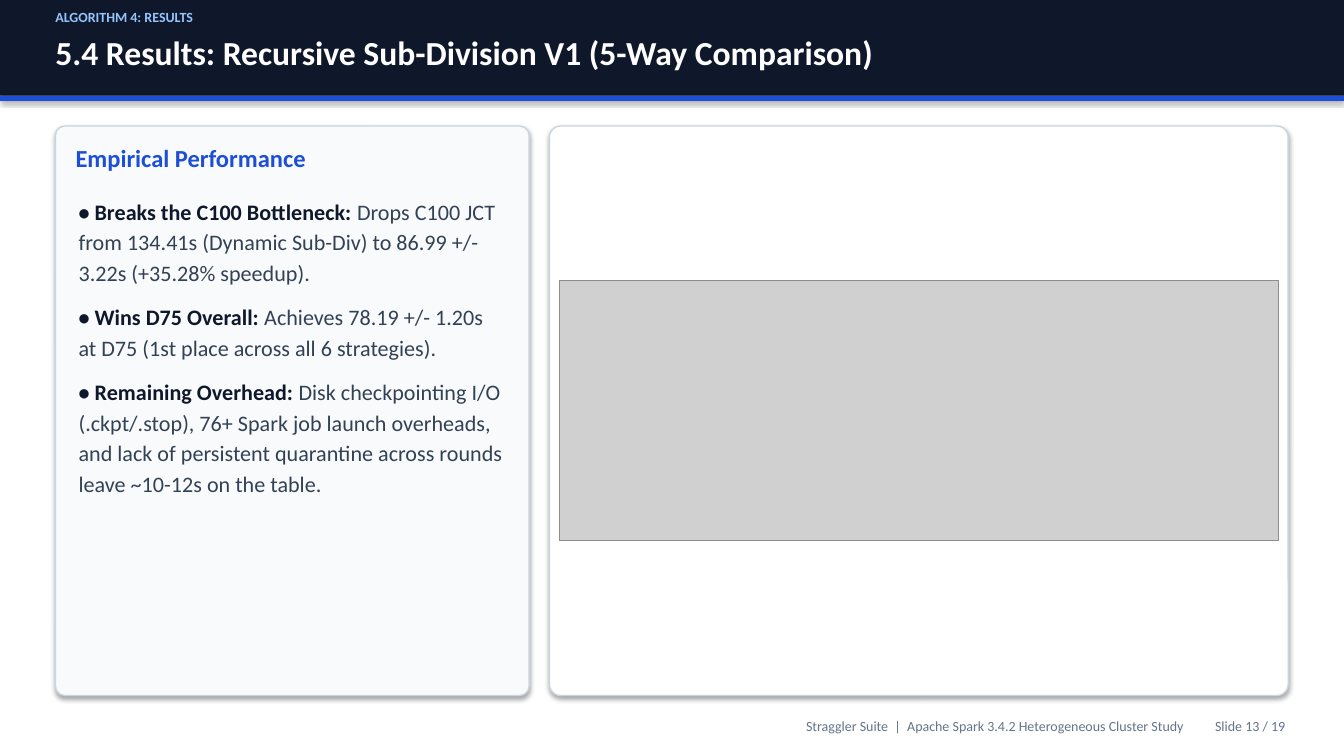
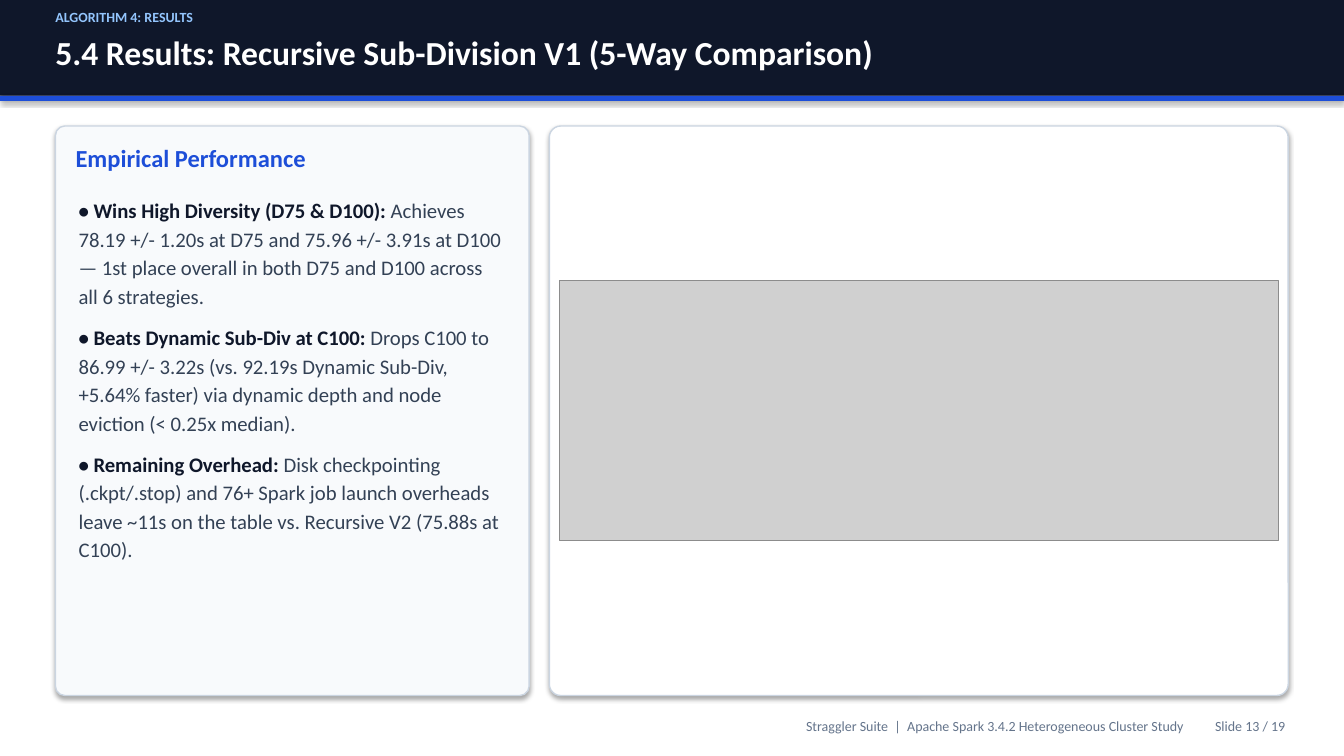
Before and after one commit to Gokulchinna/straggler-suite, a slide deck: slide 13 of Straggler_Suite_Presentation.pptx. Drawn at 1344x756 pixels with LibreOffice and Linux fonts; fonts in the diff are those of the drawing; grey boxes stand for pictures. Boxes give left, top, right and bottom in pixels: in the first picture for what was removed or moved away, otherwise in the second. Text is boxed around its words. In the diff, an @@ line names an element or a change of style, - is before the commit and + after.

```diff
--- a/Straggler_Suite_Presentation.pptx
+++ b/Straggler_Suite_Presentation.pptx
@@ text at (x1=79, y1=203, x2=501, y2=560): text changed; size 15.8 to 14.8 pt @@
-• Breaks the C100 Bottleneck: Drops C100 JCT from 134.41s (Dynamic Sub-Div) to 86.99 +/- 3.22s (+35.28% speedup).
-• Wins D75 Overall: Achieves 78.19 +/- 1.20s at D75 (1st place across all 6 strategies).
-• Remaining Overhead: Disk checkpointing I/O (.ckpt/.stop), 76+ Spark job launch overheads, and lack of persistent quarantine across rounds leave ~10-12s on the table.
+• Wins High Diversity (D75 & D100): Achieves 78.19 +/- 1.20s at D75 and 75.96 +/- 3.91s at D100 — 1st place overall in both D75 and D100 across all 6 strategies.
+• Beats Dynamic Sub-Div at C100: Drops C100 to 86.99 +/- 3.22s (vs. 92.19s Dynamic Sub-Div, +5.64% faster) via dynamic depth and node eviction (< 0.25x median).
+• Remaining Overhead: Disk checkpointing (.ckpt/.stop) and 76+ Spark job launch overheads leave ~11s on the table vs. Recursive V2 (75.88s at C100).
```
Also in this commit, not shown: 3 other slides changed, 3 other files.
